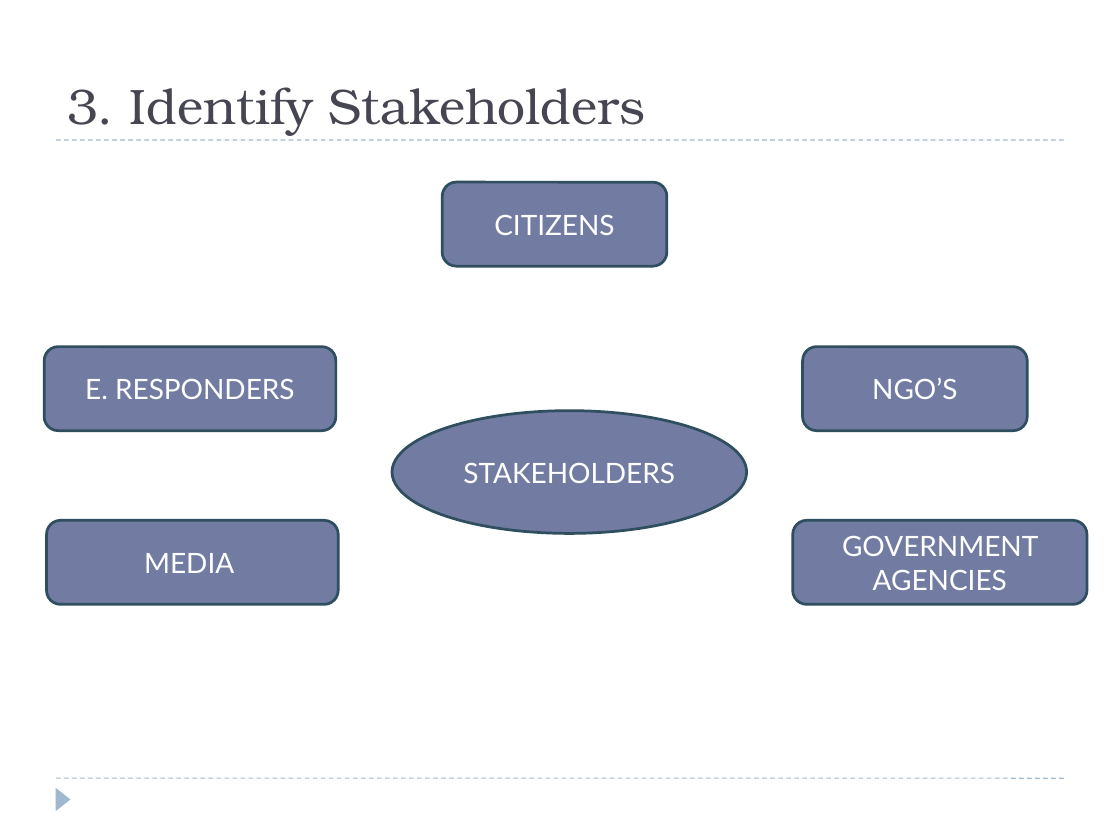
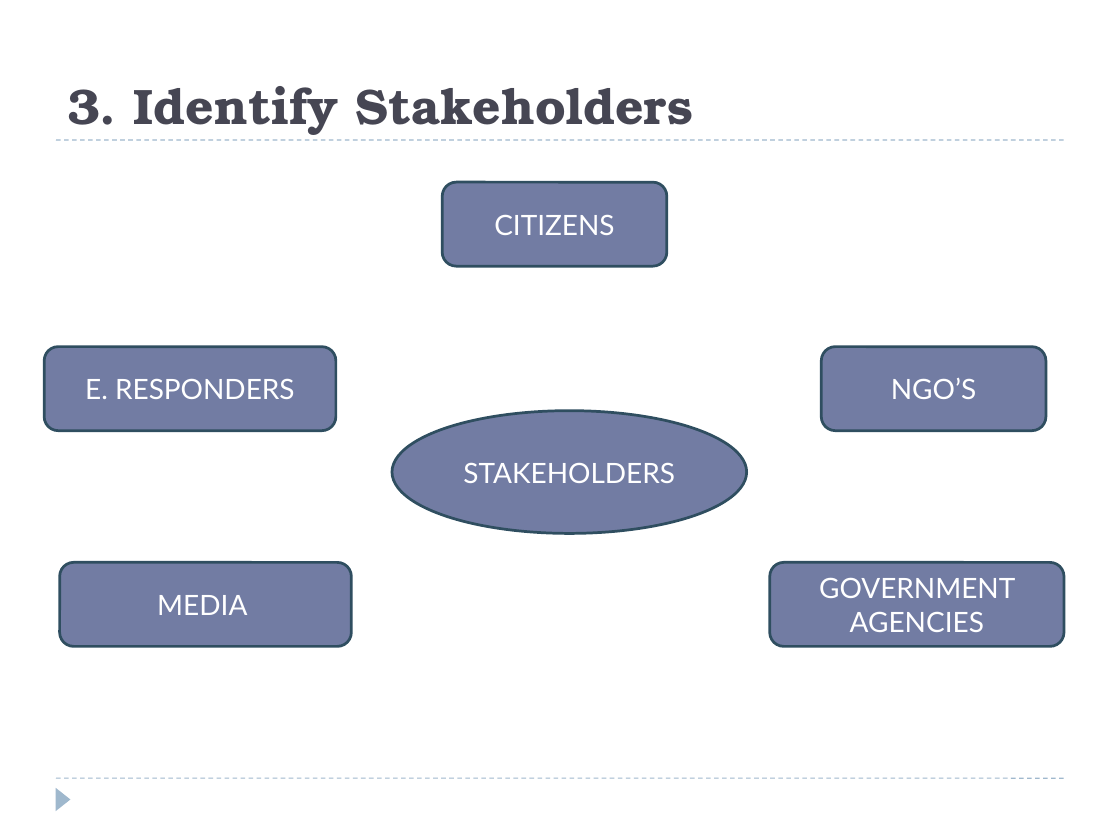
Before and after one commit to JIM440/CEF440-group-22, a slide deck: slide 6 of Task 2/GROUP 22 PPT.pptx. Drawn at 1120x840 pixels with LibreOffice and Linux fonts; fonts in the diff are those of the drawing. Boxes give left, top, right and bottom in pixels: in the first picture for what was removed or moved away, otherwise in the second. Text is boxed around its words. In the diff, an @@ line names an element or a change of style, - is before the commit and + after.

```diff
--- a/Task 2/GROUP 22 PPT.pptx
+++ b/Task 2/GROUP 22 PPT.pptx
@@ title "3. Identify Stakeholders" at (x1=67, y1=86, x2=694, y2=135): bold on @@
@@ rounded rectangle "NGO’S" moved from (x1=803, y1=347, x2=1028, y2=431) to (x1=821, y1=347, x2=1046, y2=431) @@
@@ rounded rectangle "MEDIA" moved from (x1=47, y1=521, x2=338, y2=605) to (x1=59, y1=562, x2=351, y2=646) @@
@@ rounded rectangle "GOVERNMENT AGENCIES" moved from (x1=793, y1=521, x2=1088, y2=605) to (x1=769, y1=562, x2=1064, y2=646) @@
```
Also in this commit, not shown: 9 other slides changed, 9 slides added, 5 slides removed, 3 other files.
